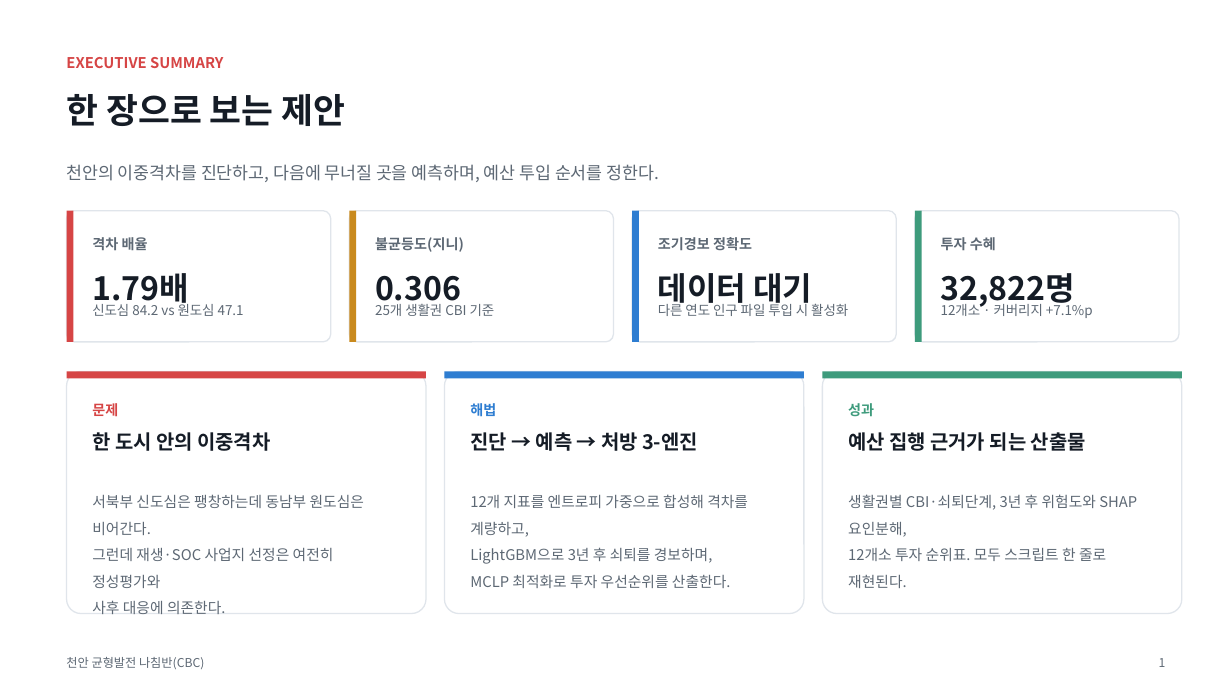
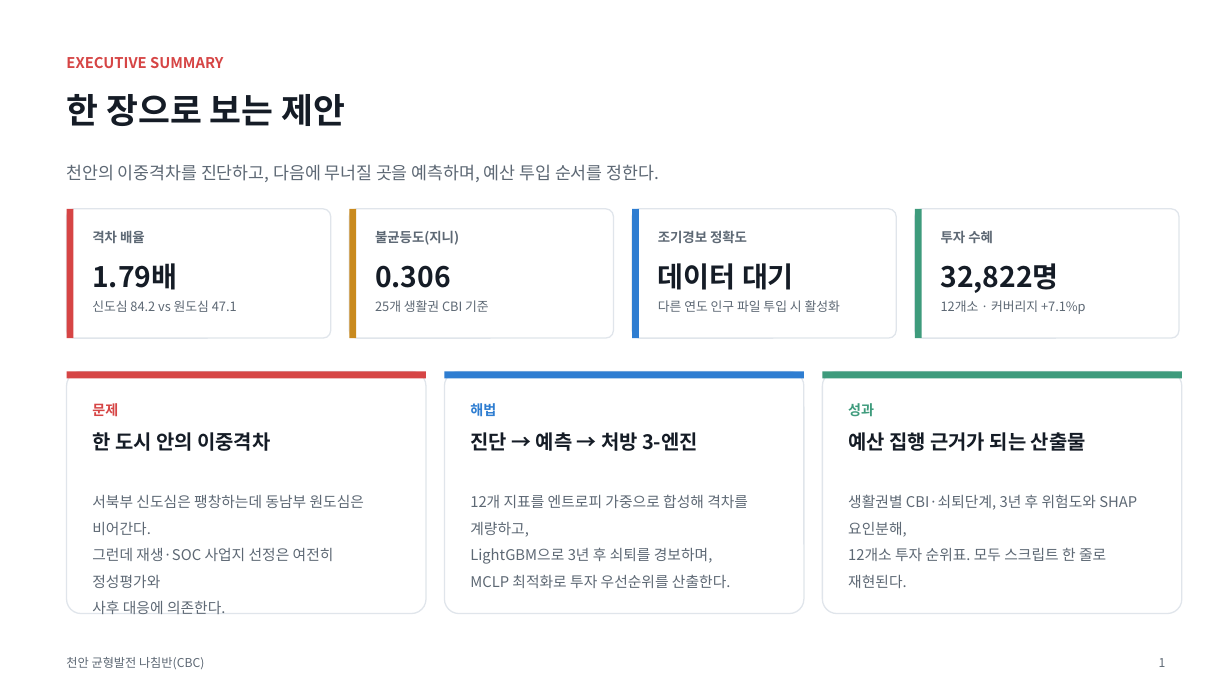
Before and after one commit to BioCode67/2026-AI-, a slide deck: slide 2 of deliverables/기획서_천안균형발전나침반_CBC.pptx. Drawn at 1232x693 pixels with LibreOffice and Linux fonts; fonts in the diff are those of the drawing. Boxes give left, top, right and bottom in pixels: in the first picture for what was removed or moved away, otherwise in the second. Text is boxed around its words. In the diff, an @@ line names an element or a change of style, - is before the commit and + after.

```diff
--- a/deliverables/기획서_천안균형발전나침반_CBC.pptx
+++ b/deliverables/기획서_천안균형발전나침반_CBC.pptx
@@ 4 rounded rectangles, 4 rectangles: place and size @@
-4 rounded rectangles, 4 rectangles at box(67, 211, 1179, 342)
+4 rounded rectangles, 4 rectangles at box(67, 209, 1179, 338)
@@ size 11 to 10.5 pt in 4 elements at box(92, 230, 145, 243), box(375, 230, 459, 245), box(658, 230, 747, 243), box(941, 230, 993, 243) @@
@@ text "1.79배": place and size @@
-text "1.79배" at box(92, 273, 189, 308)
+text "1.79배" at box(92, 263, 177, 290)
@@ text "0.306": place and size @@
-text "0.306" at box(375, 276, 461, 308)
+text "0.306" at box(375, 265, 451, 288)
@@ text "데이터 대기": place and size @@
-text "데이터 대기" at box(658, 273, 813, 308)
+text "데이터 대기" at box(658, 263, 794, 290)
@@ size 25 to 22 pt in 4 elements at box(92, 263, 177, 290), box(375, 265, 451, 288), box(658, 263, 794, 290), box(941, 263, 1059, 293) @@
@@ text "32,822명": place and size @@
-text "32,822명" at box(941, 273, 1075, 308)
+text "32,822명" at box(941, 263, 1059, 293)
@@ size 10.5 to 10 pt; line spacing 1.3 to 1.32 in 4 elements at box(92, 300, 237, 312), box(375, 300, 489, 312), box(658, 300, 840, 312), box(941, 300, 1086, 314) @@
```
Also in this commit, not shown: 7 other slides changed, 3 other files.
